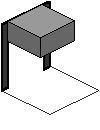
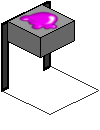
Layered file, before and after one edit (100x130). Changes by layer:
added layer "Layer" above "Layer #1" over [19, 11, 59, 30]
